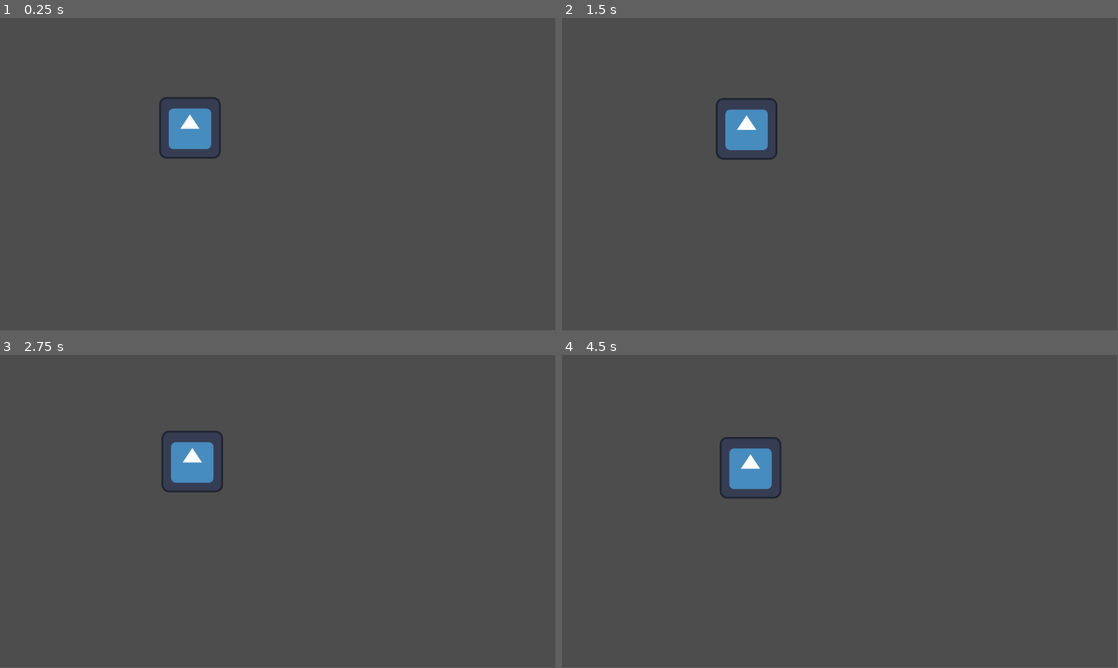
Above: before the commit, frames 1-4 (two rows, left to right).
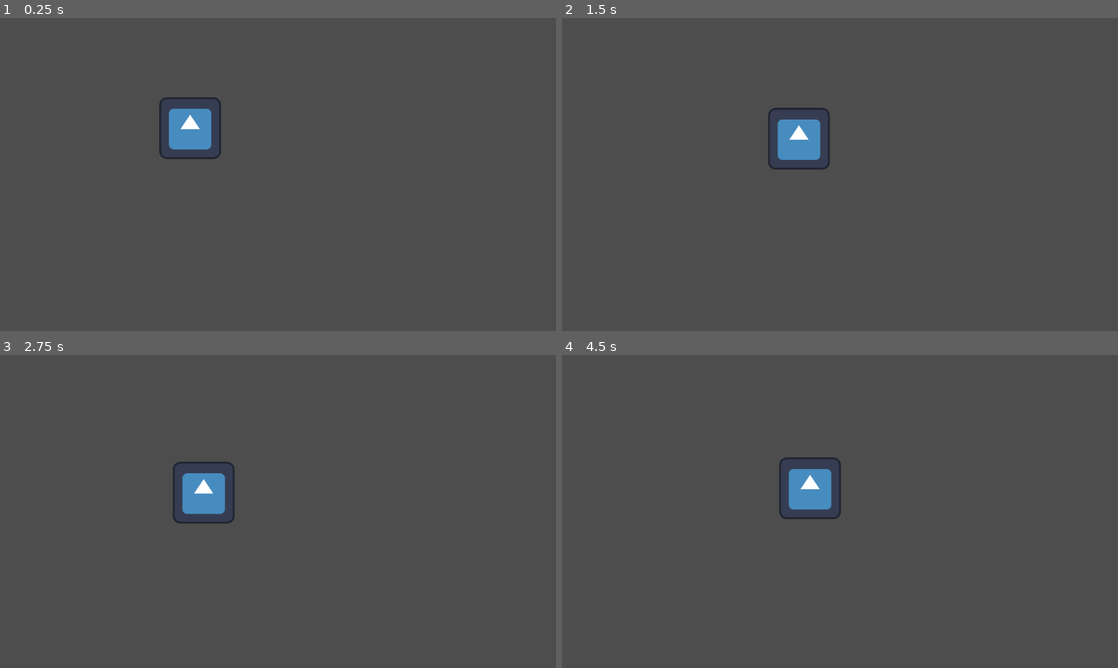
Above: after the commit, the same moments.

Repository: brualdasil2/game-jam-plus-2023
Game: Godot game, scene res://Scope.tscn
Same seed, same stepped clock (60 frames per second), same inputs: the game is played once before the commit and once after it. The engine's default icon, where the game draws it, is replaced by a stand-in: a white triangle on a blue panel in a dark square.
Inputs (mouse positions are in pixels of both pictures, inside the frame that each line leads up to):
- Up to frame 1 (0.25 s): no input
- Up to frame 2 (1.5 s): tap Enter at 0.5 s; move the mouse to (962, 158) at 0.52 s; tap Space at 1.25 s; move the mouse to (728, 190) at 1.27 s
- Up to frame 3 (2.75 s): tap Enter at 2 s; move the mouse to (333, 442) at 2.02 s
- Up to frame 4 (4.5 s): tap Space at 2.75, 4.25 s; move the mouse to (812, 574) at 2.77 s; tap Enter at 3.5 s; move the mouse to (1006, 558) at 3.52 s; move the mouse to (673, 464) at 4.27 s
In our replay, the window is 799x449 before the commit and 800x450 after it. These sizes can differ from the game's own. Grey fills any space a smaller window leaves; there, only what the larger window draws over its background counts as a difference.

The runs differ from the first frame. In frame 1, less than 0.1% of the frame differs, in the area x 29-40%, y 28-46%; in frame 2, 2.5%, in the area x 27-49%, y 25-49%; in frame 3, 2.1%; in frame 4, 2.5%.

Commit message:
semi bom fullscreen scipe

Diff:
--- a/Scope.gd
+++ b/Scope.gd
@@ -1,21 +1,28 @@
 extends Node2D
 
-@export var MOUSE_SPEED = 3
+@export var MOUSE_SPEED = 10
 @onready var marker = $Marker2D
+@onready var shape = $Marker2D/MouseCage/CollisionShape2D
 var prev_mouse_pos : Vector2 = Vector2.ZERO
+var tpd : bool = false
 
 # Called when the node enters the scene tree for the first time.
 func _ready():
-	#Input.mouse_mode = Input.MOUSE_MODE_CONFINED
-	Input.warp_mouse(get_viewport_rect().size/2)
+	Input.mouse_mode = Input.MOUSE_MODE_CONFINED
+	center_mouse()
 	prev_mouse_pos = get_global_mouse_position()
 
 
 # Called every frame. 'delta' is the elapsed time since the previous frame.
 func _physics_process(delta):
+	if tpd:
+		prev_mouse_pos = get_global_mouse_position()
+		tpd = false
+		return
 	var mouse_pos : Vector2 = get_global_mouse_position()
 	print_debug("MPOS: " + str(mouse_pos))
-	var velocity : Vector2 = prev_mouse_pos - mouse_pos
+	print_debug("PREV_MPOS: " + str(prev_mouse_pos))
+	var velocity : Vector2 = mouse_pos - prev_mouse_pos
 	print_debug(velocity)
 	marker.global_position += velocity * delta * MOUSE_SPEED
 	prev_mouse_pos = mouse_pos
@@ -27,10 +34,17 @@
 		velocity = velocity / 100
 		print_debug(velocity)
 		marker.global_position += velocity * MOUSE_SPEED
-		Input.warp_mouse(get_viewport_rect().size/2)
+		center_mouse()
 
-
+func center_mouse():
+	Input.warp_mouse(get_viewport_rect().size / 2)
 
 func _on_mouse_cage_mouse_shape_exited(shape_idx):
 	prev_mouse_pos = get_viewport_rect().size/2
-	Input.warp_mouse(get_viewport_rect().size/2)
+	center_mouse()
+	tpd = true
+	print_debug("TPCENTER")
+
+func is_mouse_in_shape():
+	var mouse_pos = get_global_mouse_position()
+	#shape.
--- a/Scope.tscn
+++ b/Scope.tscn
@@ -4,8 +4,8 @@
 [ext_resource type="Script" path="res://Marker2D.gd" id="2_a512n"]
 [ext_resource type="Texture2D" uid="uid://cgk4wyod8i0bw" path="res://icon.svg" id="2_pupr4"]
 
-[sub_resource type="CircleShape2D" id="CircleShape2D_8osvs"]
-radius = 209.067
+[sub_resource type="RectangleShape2D" id="RectangleShape2D_cnwax"]
+size = Vector2(1125, 628)
 
 [node name="Scope" type="Node2D"]
 script = ExtResource("1_7e5f4")
@@ -16,14 +16,14 @@
 [node name="Camera2D" type="Camera2D" parent="Marker2D"]
 position = Vector2(570, 323)
 
+[node name="MouseCage" type="Area2D" parent="Marker2D"]
+
+[node name="CollisionShape2D" type="CollisionShape2D" parent="Marker2D/MouseCage"]
+position = Vector2(569.5, 322)
+shape = SubResource("RectangleShape2D_cnwax")
+
 [node name="Icon" type="Sprite2D" parent="."]
 position = Vector2(388, 227)
 texture = ExtResource("2_pupr4")
 
-[node name="MouseCage" type="Area2D" parent="."]
-
-[node name="CollisionShape2D" type="CollisionShape2D" parent="MouseCage"]
-position = Vector2(568, 323)
-shape = SubResource("CircleShape2D_8osvs")
-
-[connection signal="mouse_shape_exited" from="MouseCage" to="." method="_on_mouse_cage_mouse_shape_exited"]
+[connection signal="mouse_shape_exited" from="Marker2D/MouseCage" to="." method="_on_mouse_cage_mouse_shape_exited"]
--- a/project.godot
+++ b/project.godot
@@ -15,6 +15,12 @@
 config/features=PackedStringArray("4.1", "Forward Plus")
 config/icon="res://icon.svg"
 
+[display]
+
+window/size/mode=4
+window/stretch/mode="viewport"
+window/stretch/aspect="ignore"
+
 [rendering]
 
 textures/canvas_textures/default_texture_filter=0
